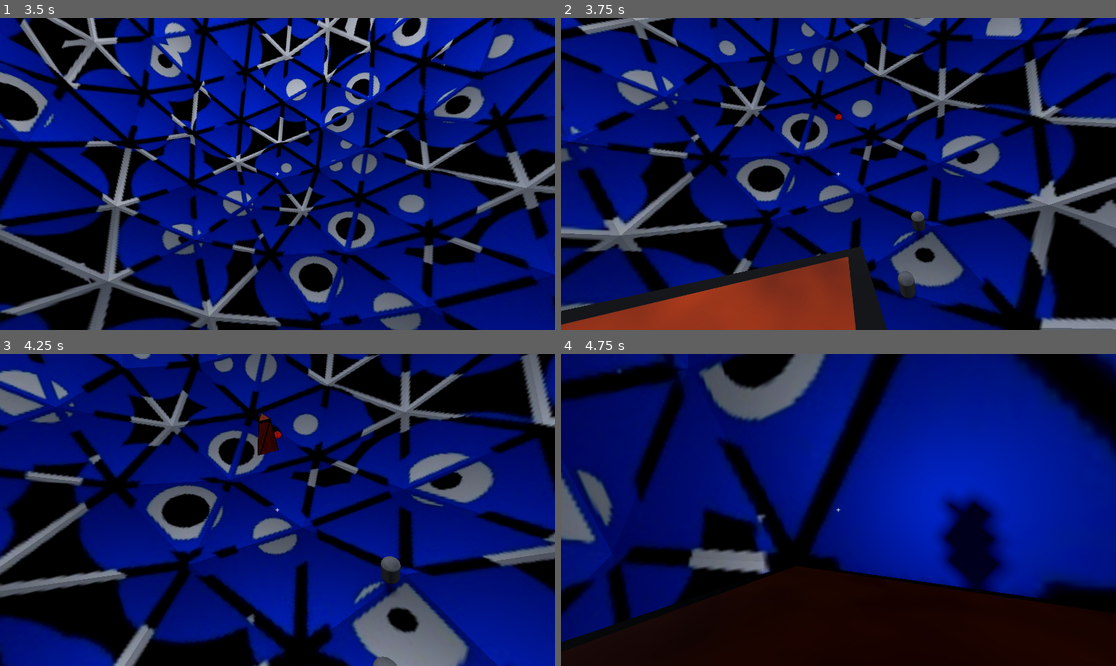
Above: before the commit, frames 1-4 (two rows, left to right).
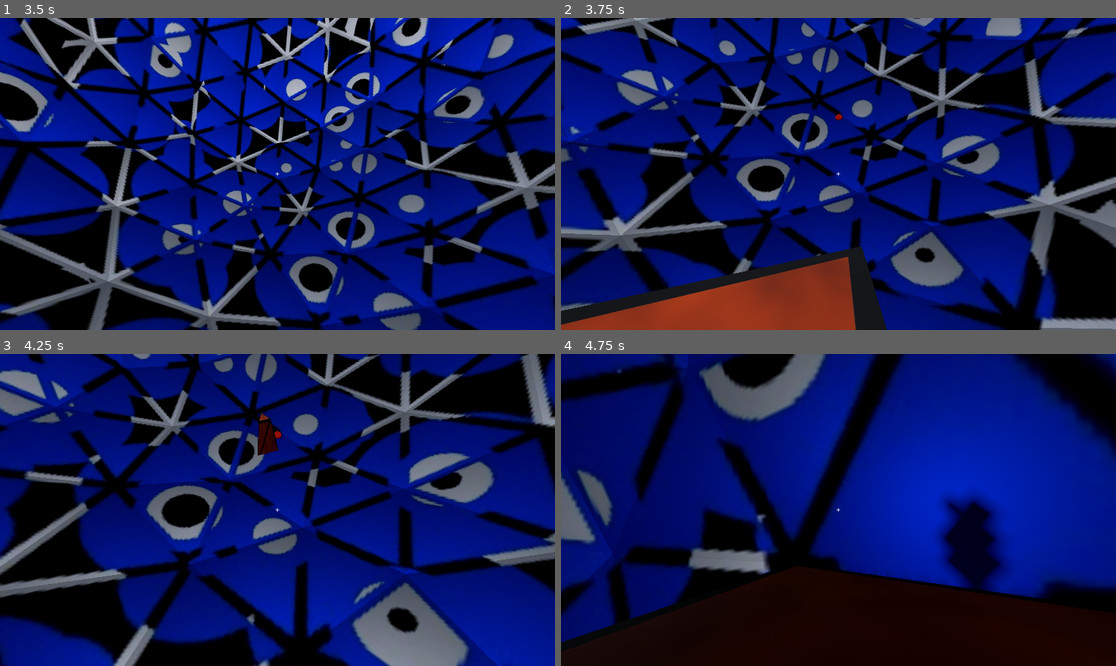
Above: after the commit, the same moments.

Repository: pudgypoultry/gmtk2025
Game: Godot game, scene res://Scenes/world.tscn
Same seed, same stepped clock (60 frames per second), same inputs: the game is played once before the commit and once after it.
Inputs (mouse positions are in pixels of both pictures, inside the frame that each line leads up to):
- Up to frame 1 (3.5 s): move the mouse to (305, 174) at 0.52 s; hold Shift (Run) 0.53-1.28 s; hold W (MoveForward) from 0.53 s (still down); click (305, 174) at 0.67 s; move the mouse to (249, 174) at 1.27 s; tap 1 (Toggle Pillar L1) at 1.35 s; move the mouse to (288, 167) at 2.02 s; hold 2 (Toggle Pillar L2) 2.03-2.78 s; move the mouse to (271, 180) at 2.77 s; tap 3 (Toggle Pillar L3) at 2.85 s; click (271, 180) at 2.92 s
- Up to frame 2 (3.75 s): keep holding W (MoveForward); move the mouse to (877, 177) at 3.52 s; hold 4 (Toggle Pillar L4) from 3.53 s (still down)
- Up to frame 3 (4.25 s): keep holding W (MoveForward); keep holding 4 (Toggle Pillar L4)
- Up to frame 4 (4.75 s): keep holding W (MoveForward); move the mouse to (794, 506) at 4.27 s; release 4 (Toggle Pillar L4) at 4.28 s; tap Shift (Run) at 4.35 s

Frame 1 is identical in both runs. In frame 2, 0.4% of the frame differs, in the area x 60-66%, y 61-90%; in frame 3, 0.4%, in the area x 67-73%, y 64-100%; in frame 4, nothing differs.

Commit message:
trying to figure out how to make tiles light up

Diff:
--- a/CharacterController.tscn
+++ b/CharacterController.tscn
@@ -1,6 +1,7 @@
-[gd_scene load_steps=6 format=3 uid="uid://dd1thh4346sxi"]
+[gd_scene load_steps=7 format=3 uid="uid://dd1thh4346sxi"]
 
 [ext_resource type="Script" uid="uid://7y87kc0aoch8" path="res://Scripts/SpiderController.gd" id="1_wubm4"]
+[ext_resource type="PackedScene" uid="uid://b71qsbqcxxpvy" path="res://Sandboxes/Andrew/SteppedOnTileMesh.tscn" id="2_v6m8r"]
 
 [sub_resource type="CapsuleMesh" id="CapsuleMesh_l0jw5"]
 
@@ -15,7 +16,7 @@
 bottom_radius = 0.3
 height = 0.1
 
-[node name="CharacterBody3D" type="CharacterBody3D" node_paths=PackedStringArray("head", "camera", "camTarget", "rayFolder", "normalCheckray", "debugShape")]
+[node name="CharacterBody3D" type="CharacterBody3D" node_paths=PackedStringArray("head", "camera", "camTarget", "rayFolder", "normalCheckray")]
 script = ExtResource("1_wubm4")
 speed = 10.0
 runSpeed = 20.0
@@ -24,7 +25,7 @@
 camTarget = NodePath("Head/Camera3D/CamTarget")
 rayFolder = NodePath("RayFolder")
 normalCheckray = NodePath("GroundNormalCheck")
-debugShape = NodePath("MeshInstance3D")
+tileLightUp = ExtResource("2_v6m8r")
 
 [node name="MeshInstance3D" type="MeshInstance3D" parent="."]
 mesh = SubResource("CapsuleMesh_l0jw5")
--- /dev/null
+++ b/Sandboxes/Andrew/SteppedOnTileMesh.tscn
@@ -0,0 +1,12 @@
+[gd_scene load_steps=3 format=3 uid="uid://b71qsbqcxxpvy"]
+
+[sub_resource type="StandardMaterial3D" id="StandardMaterial3D_y75rj"]
+transparency = 1
+albedo_color = Color(0.831373, 0, 1, 0.501961)
+
+[sub_resource type="QuadMesh" id="QuadMesh_nnw51"]
+material = SubResource("StandardMaterial3D_y75rj")
+
+[node name="SteppedOnTile" type="MeshInstance3D"]
+transform = Transform3D(5, 0, 0, 0, 5, 0, 0, 0, 5, 0, 0, 0)
+mesh = SubResource("QuadMesh_nnw51")
--- a/Scripts/SpiderController.gd
+++ b/Scripts/SpiderController.gd
@@ -19,7 +19,7 @@
 @export var camTarget : Node3D
 @export var rayFolder : Node3D
 @export var normalCheckray : RayCast3D
-@export var debugShape : MeshInstance3D
+@export var tileLightUp : PackedScene
 var debugArray = []
 
 var worldReference
@@ -186,11 +186,14 @@
 			elif newTile not in visitedTileNormals:
 				# print("Added " + str(newTile) + " to visited tiles!")
 				visitedTileNormals.append(newTile)
-				var newDebugCheck = debugShape.duplicate()
-				get_parent().add_child(newDebugCheck)
-				newDebugCheck.basis = basis
-				newDebugCheck.position = global_position
-				debugArray.append(newDebugCheck)
+				var newLightUp = tileLightUp.instantiate()
+				get_parent().add_child(newLightUp)
+				# TODO: tilePosition = use find nearest pillar to get the middle point of the tile
+				newLightUp.position = normalCheckray.get_collision_point()
+				newLightUp.basis = basis
+				newLightUp.rotate_x(deg_to_rad(90))
+				newLightUp.position += newLightUp.basis.y
+				debugArray.append(newLightUp)
 				print(visitedTileNormals)
 			onDifferentTile = true
 			lastTileNormal = newTile
Binary file added: Assets/images/Logo.png
Not shown, added: Assets/images/Logo.png.kra
Not shown, added: Assets/images/Logo.png~
